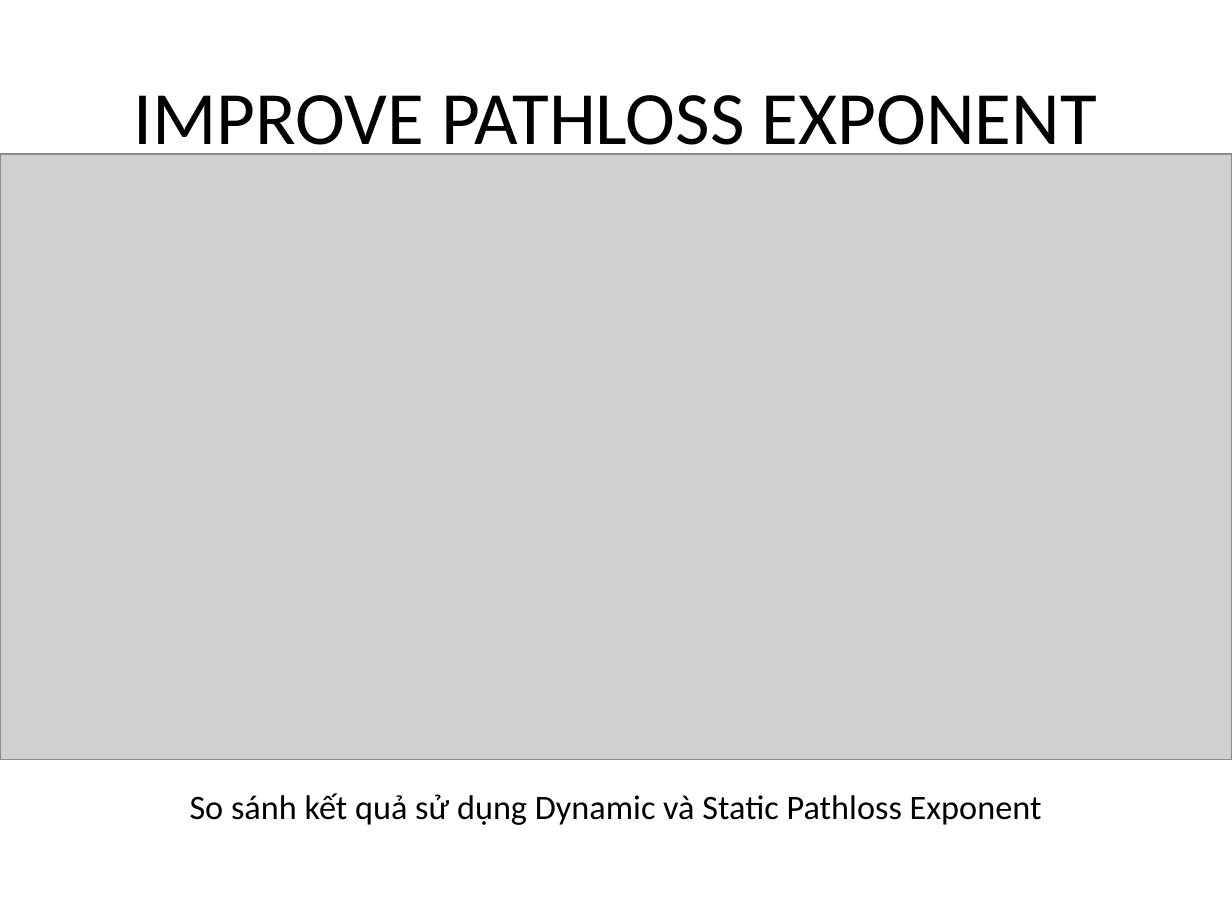
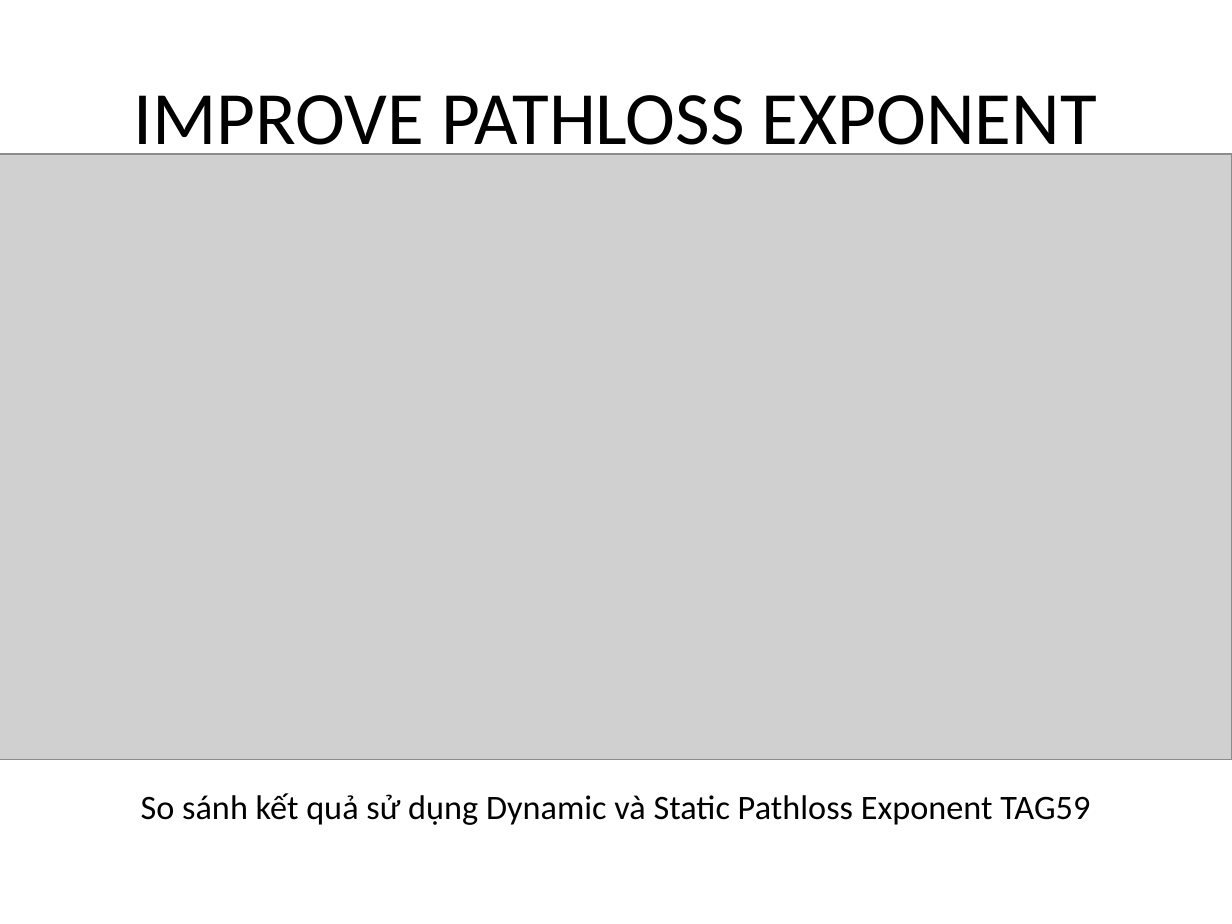
Before and after one commit to letruongthanh3698/BLE_matlab, a slide deck: slide 16 of report/Timeline.Report.pptx. Drawn at 1232x924 pixels with LibreOffice and Linux fonts; fonts in the diff are those of the drawing; grey boxes stand for pictures. Boxes give left, top, right and bottom in pixels: in the first picture for what was removed or moved away, otherwise in the second. Text is boxed around its words. In the diff, an @@ line names an element or a change of style, - is before the commit and + after.

```diff
--- a/report/Timeline.Report.pptx
+++ b/report/Timeline.Report.pptx
@@ text at (141, 793, 1090, 825): text changed @@
-So sánh kết quả sử dụng Dynamic và Static Pathloss Exponent
+So sánh kết quả sử dụng Dynamic và Static Pathloss Exponent TAG59
```
Also in this commit, not shown: 3 other slides changed, 3 slides added, 39 other files.
